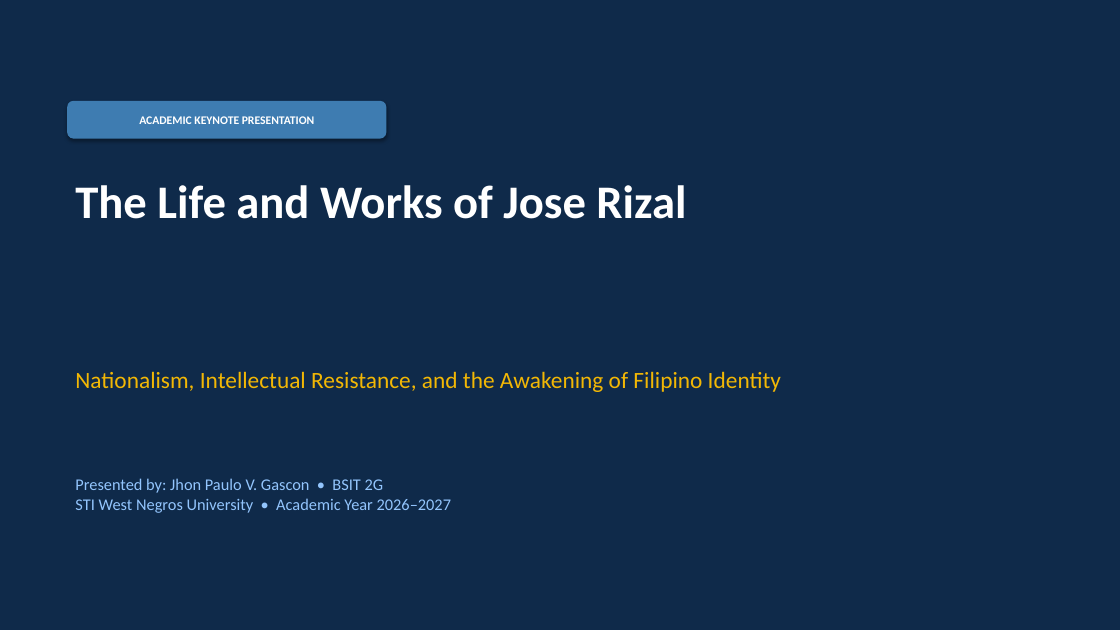
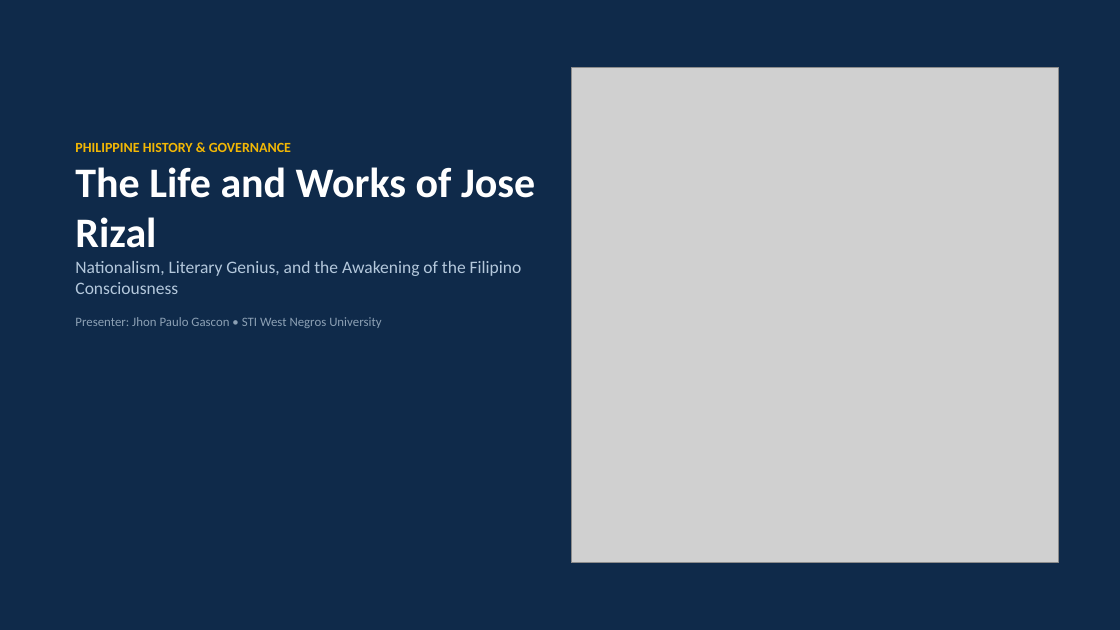
Before and after one commit to paulogascon/portfolio, a slide deck: slide 1 of freelance/samples/pptx/Life_and_Works_of_Jose_Rizal.pptx. Drawn at 1120x630 pixels with LibreOffice and Linux fonts; fonts in the diff are those of the drawing; grey boxes stand for pictures. Boxes give left, top, right and bottom in pixels: in the first picture for what was removed or moved away, otherwise in the second. Text is boxed around its words. In the diff, an @@ line names an element or a change of style, - is before the commit and + after.

```diff
--- a/freelance/samples/pptx/Life_and_Works_of_Jose_Rizal.pptx
+++ b/freelance/samples/pptx/Life_and_Works_of_Jose_Rizal.pptx
@@ picture added at (x1=571, y1=67, x2=1059, y2=563) @@
@@ rounded rectangle removed at (x1=67, y1=101, x2=386, y2=139) @@
-ACADEMIC KEYNOTE PRESENTATION
@@ text "PHILIPPINE HISTORY & GOVERNANCE" moved from (x1=75, y1=185, x2=686, y2=219) to (x1=75, y1=143, x2=535, y2=328) @@
@@ text at (x1=75, y1=143, x2=291, y2=152): paragraph added @@
+PHILIPPINE HISTORY & GOVERNANCE
@@ text at (x1=75, y1=167, x2=535, y2=248): size 40 to 36 pt in "The Life and Works of Jose Rizal" @@
@@ text at (x1=75, y1=261, x2=522, y2=328): paragraphs added @@
+Nationalism, Literary Genius, and the Awakening of the Filipino Consciousness
+Presenter: Jhon Paulo Gascon • STI West Negros University
@@ text removed at (x1=75, y1=371, x2=781, y2=392) @@
-Nationalism, Intellectual Resistance, and the Awakening of Filipino Identity
@@ text removed at (x1=75, y1=478, x2=451, y2=513) @@
-Presented by: Jhon Paulo V. Gascon • BSIT 2G
-STI West Negros University • Academic Year 2026–2027
```
Also in this commit, not shown: 10 slides added, 10 slides removed, 39 other files.
